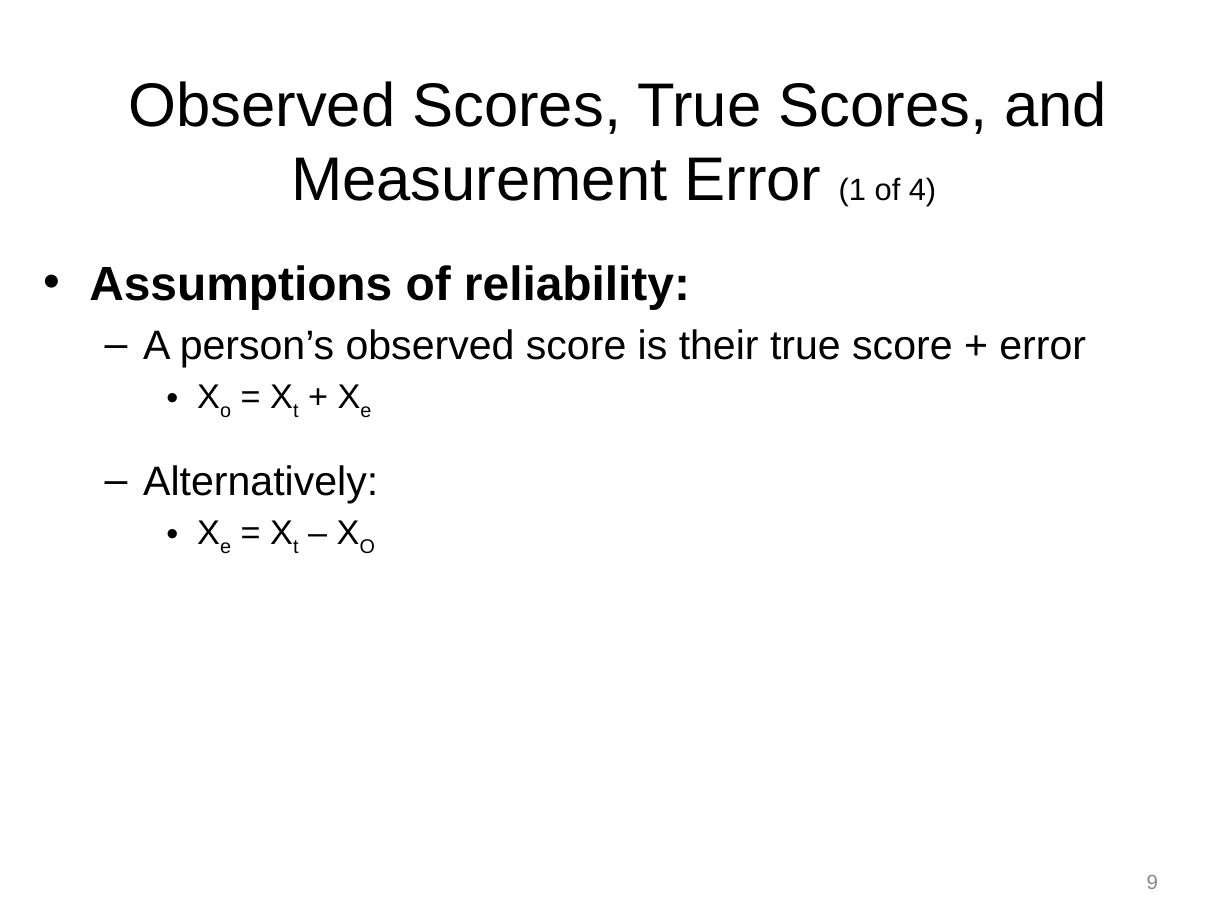
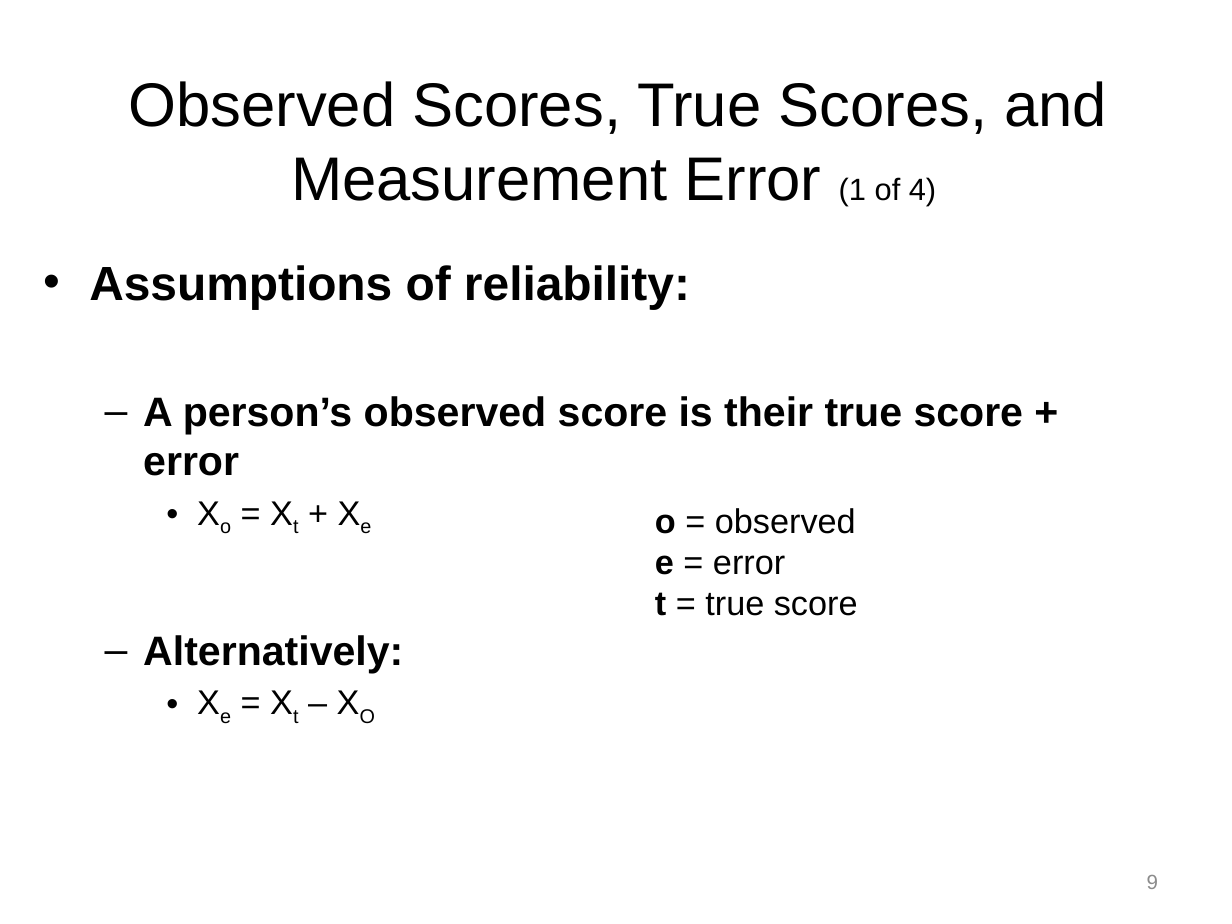
Before and after one commit to npm27/Teaching-Materials, a slide deck: slide 9 of Tests and Eval/Slides/5 Chapter 5.pptx. Drawn at 1232x924 pixels with LibreOffice and Linux fonts; fonts in the diff are those of the drawing. Boxes give left, top, right and bottom in pixels: in the first picture for what was removed or moved away, otherwise in the second. Text is boxed around its words. In the diff, an @@ line names an element or a change of style, - is before the commit and + after.

```diff
--- a/Tests and Eval/Slides/5 Chapter 5.pptx
+++ b/Tests and Eval/Slides/5 Chapter 5.pptx
@@ text at (x1=143, y1=396, x2=1024, y2=673): bold on in "A person’s observed score is their true ...", "Alternatively:" @@
@@ text added at (x1=655, y1=508, x2=858, y2=616), 20 pt, text #000000 @@
+    o = observed
+    e = error
+    t = true score
```
Also in this commit, not shown: 6 other slides changed.
